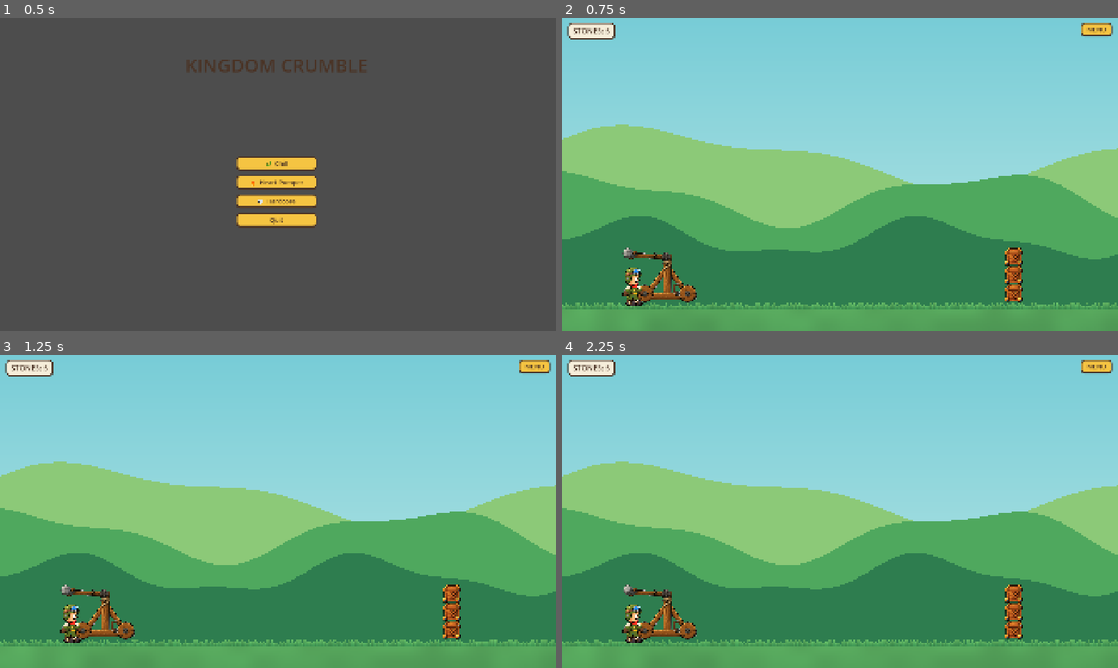
Above: before the commit, frames 1-4 (two rows, left to right).
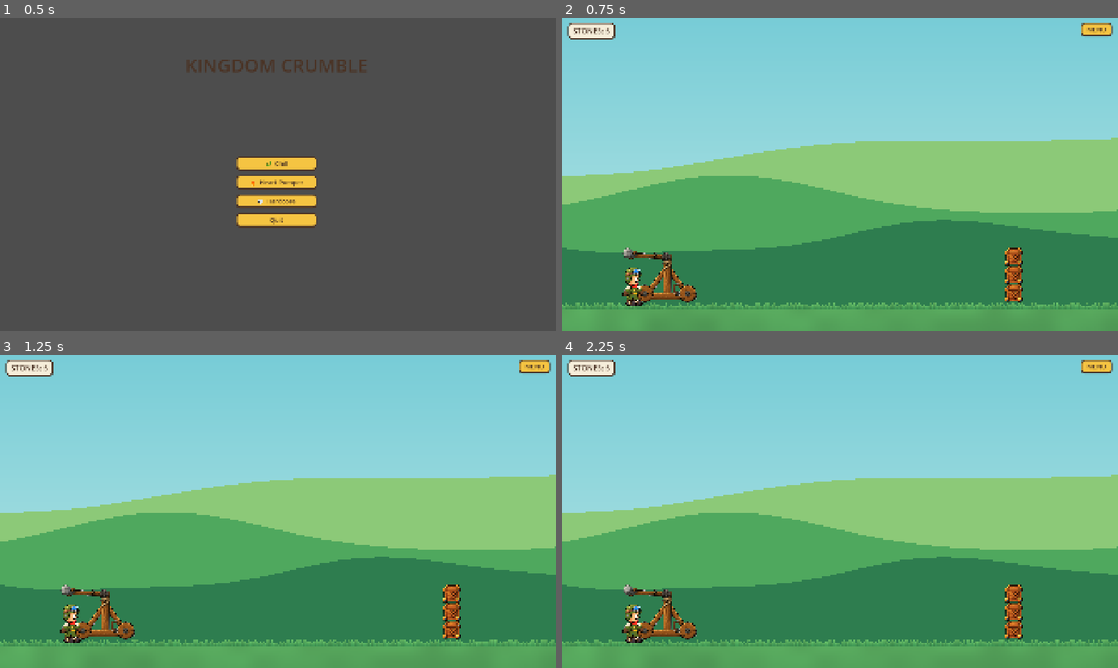
Above: after the commit, the same moments.

Repository: hazlema/kingdom-crumble
Game: Godot game, scene res://scenes/main_menu.tscn
Two runs of this game, one before a commit and one after it. Both use one fixed random seed, a clock stepped at 60 frames per second and the inputs below.
Inputs:
- Up to frame 1 (0.5 s): no input
- Up to frame 2 (0.75 s): click "🌿 Chill" at 0.5 s
- Up to frame 3 (1.25 s): no input
- Up to frame 4 (2.25 s): click "MENU" at 1.25 s; click "Restart Level" at 2 s

Frame 1 is identical in both runs. In frame 2, 20% of the frame differs, in the area x 0-100%, y 34-78%; in frame 3, 20%; in frame 4, 20%.

Commit message:
tweak: gentler hill curves (fewer, softer waves)

Diff:
--- a/scenes/background.tscn
+++ b/scenes/background.tscn
@@ -17,11 +17,11 @@
 shader = ExtResource("1")
 shader_parameter/fill = Color(0.55, 0.79, 0.47, 1)
 shader_parameter/base_frac = 0.4634
-shader_parameter/amp1_px = 90.0
-shader_parameter/cycles1 = 2.0
+shader_parameter/amp1_px = 70.0
+shader_parameter/cycles1 = 1.0
 shader_parameter/phase1 = 0.7
-shader_parameter/amp2_px = 30.0
-shader_parameter/cycles2 = 5.0
+shader_parameter/amp2_px = 14.0
+shader_parameter/cycles2 = 3.0
 shader_parameter/phase2 = 2.4
 shader_parameter/rect_h_px = 1750.0
 
@@ -29,11 +29,11 @@
 shader = ExtResource("1")
 shader_parameter/fill = Color(0.31, 0.66, 0.37, 1)
 shader_parameter/base_frac = 0.5088
-shader_parameter/amp1_px = 80.0
-shader_parameter/cycles1 = 3.0
+shader_parameter/amp1_px = 65.0
+shader_parameter/cycles1 = 2.0
 shader_parameter/phase1 = 0.0
-shader_parameter/amp2_px = 26.0
-shader_parameter/cycles2 = 7.0
+shader_parameter/amp2_px = 12.0
+shader_parameter/cycles2 = 4.0
 shader_parameter/phase2 = 1.7
 shader_parameter/rect_h_px = 1650.0
 
@@ -41,11 +41,11 @@
 shader = ExtResource("1")
 shader_parameter/fill = Color(0.18, 0.49, 0.31, 1)
 shader_parameter/base_frac = 0.5577
-shader_parameter/amp1_px = 60.0
-shader_parameter/cycles1 = 4.0
+shader_parameter/amp1_px = 55.0
+shader_parameter/cycles1 = 2.0
 shader_parameter/phase1 = 3.9
-shader_parameter/amp2_px = 20.0
-shader_parameter/cycles2 = 9.0
+shader_parameter/amp2_px = 10.0
+shader_parameter/cycles2 = 5.0
 shader_parameter/phase2 = 0.6
 shader_parameter/rect_h_px = 1550.0
 
